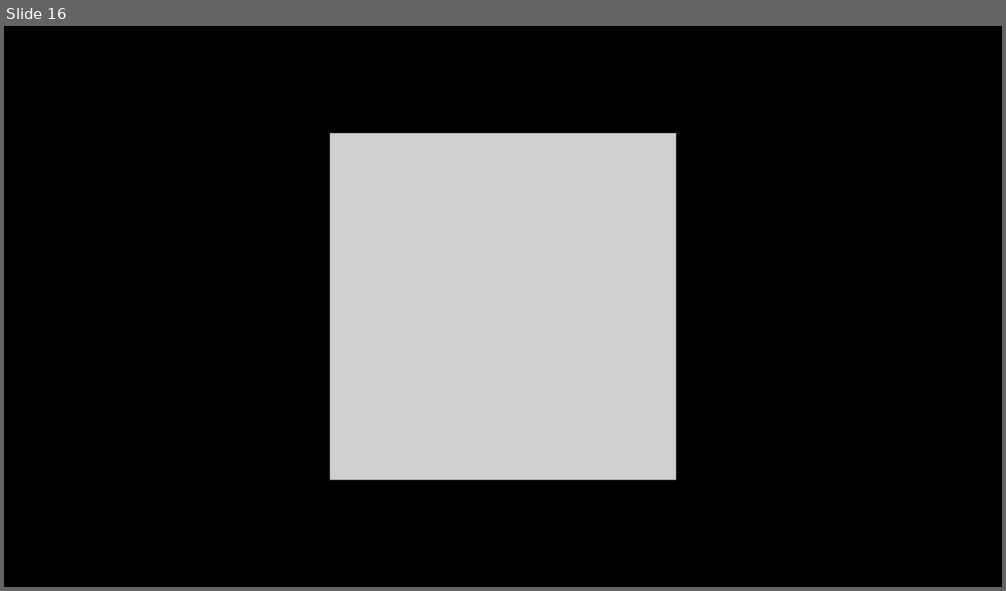
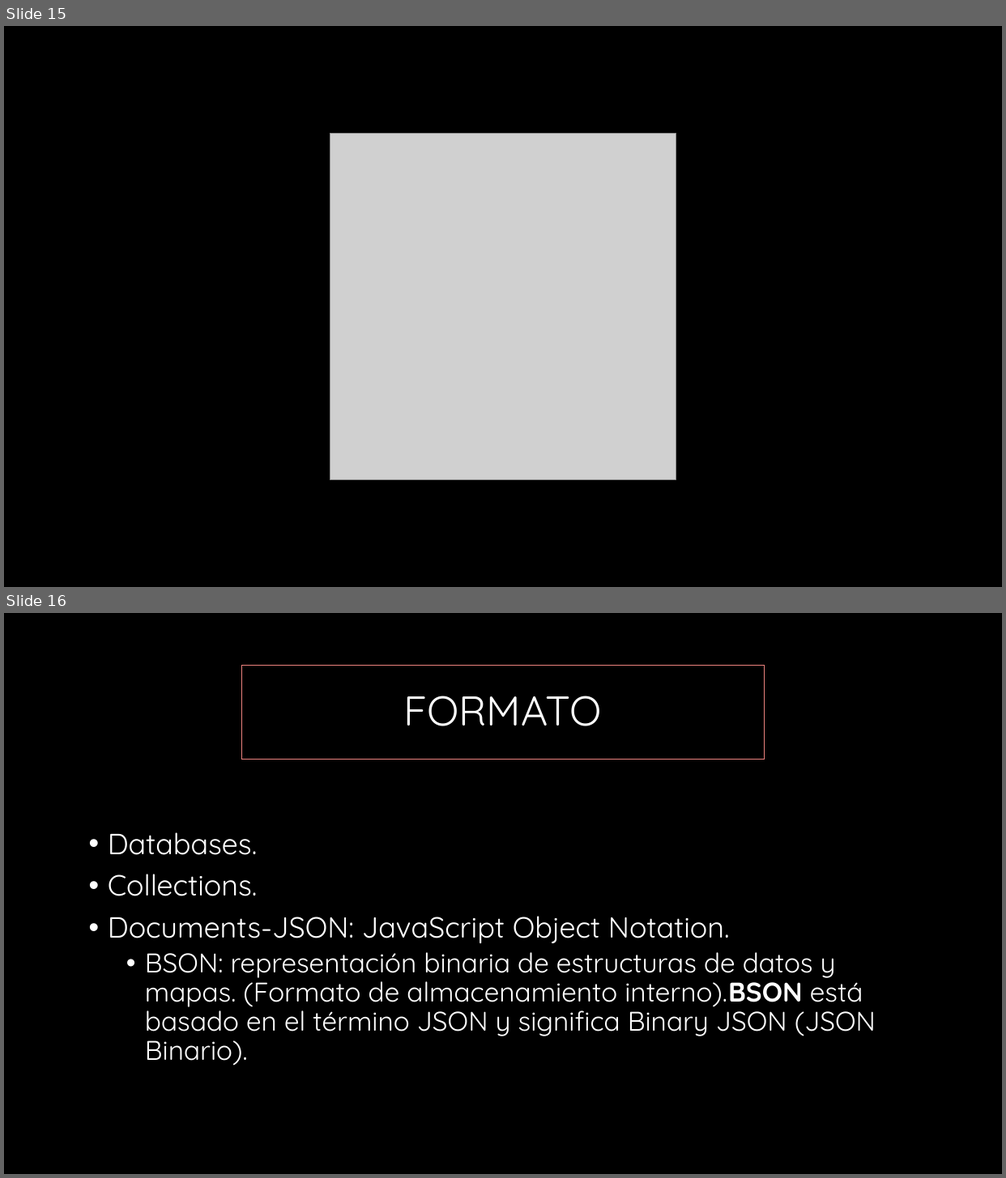
Before and after one commit to adchavesm/Curso-MongoDB, a slide deck: Introduccion a NoSql-Mongodb.pptx. Shown one above the other, each under a label of ours: slide 16 before the commit, slides 15 and 16 after it. The pictures are 1006x591 and 1006x1178 pixels, drawn with LibreOffice and Linux fonts; fonts in the diff are those of the drawing; grey boxes stand for pictures; background and template pictures are left out. Boxes give left, top, right and bottom in pixels: in the first picture for what was removed or moved away, otherwise in the second. Text is boxed around its words. In the diff, an @@ line names an element or a change of style, - is before the commit and + after.

```diff
--- a/Introduccion a NoSql-Mongodb.pptx
+++ b/Introduccion a NoSql-Mongodb.pptx
@@ slide 16 added at box(4, 613, 1002, 1174), background #000000 @@
@@ title added at box(242, 666, 764, 759), outline #EC827E 0.75 pt, 40 pt, text #FFFFFF @@
+FORMATO
@@ text added at box(108, 833, 876, 1066), 26 pt, text #FFFFFF @@
+• Databases.
+• Collections.
+• Documents-JSON: JavaScript Object Notation.
+  • BSON: representación binaria de estructuras de datos y mapas. (Formato de almacenamiento interno).BSON está basado en el término JSON y significa Binary JSON (JSON Binario).
@@ what was slide 16 is now slide 15 @@
```
Also in this commit, not shown: 1 slide changed, 21 other slides added, 1 slide removed, 2 other files.
